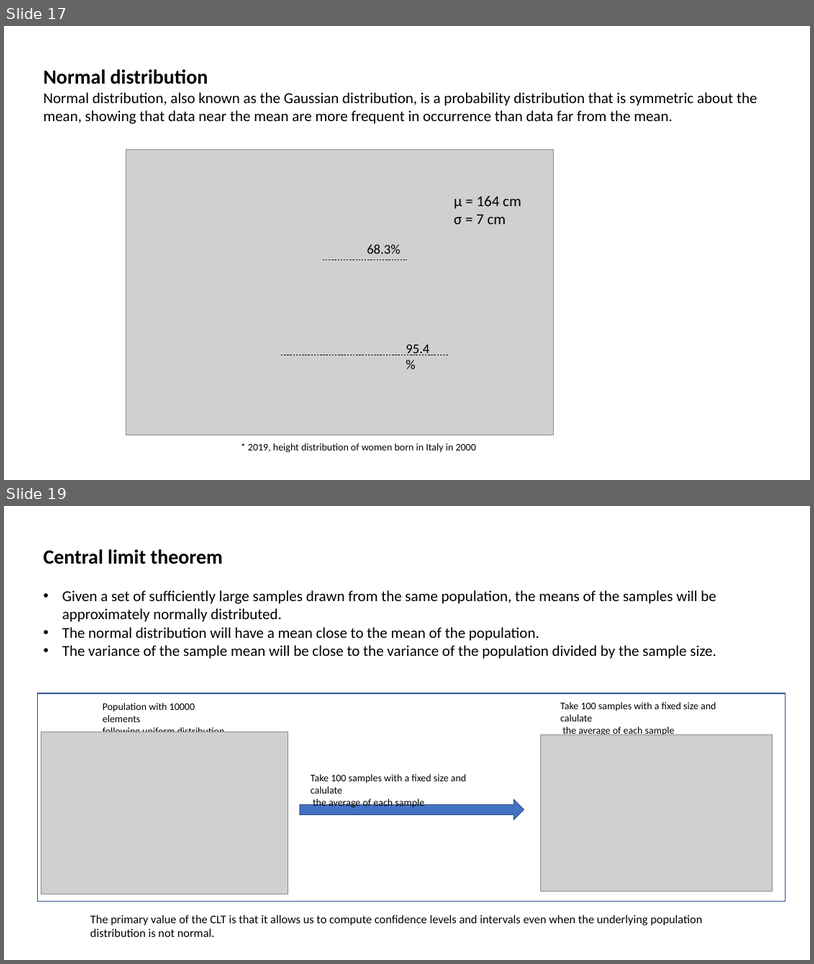
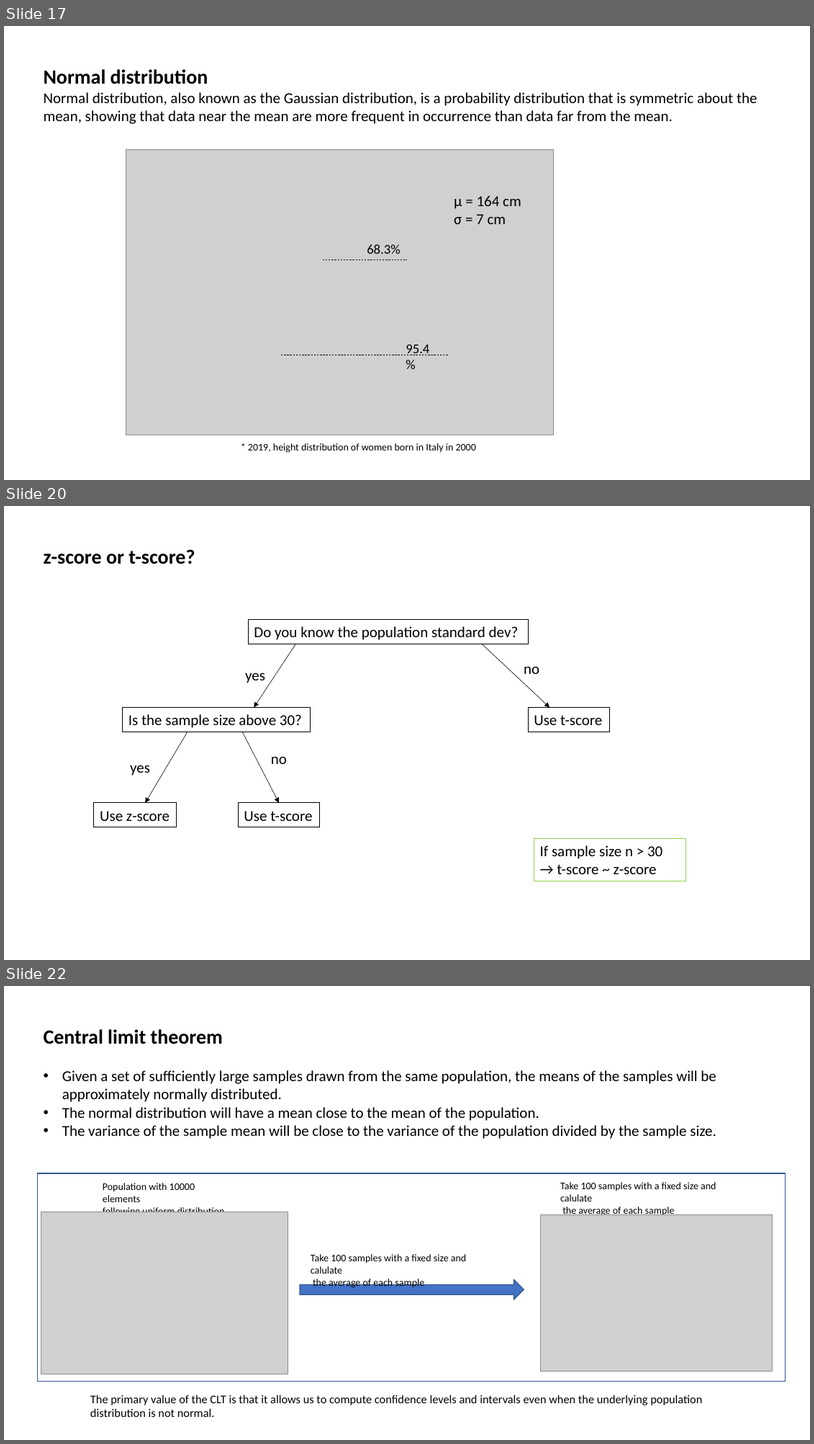
Before and after one commit to MarcoCalbucci/DataAnalytics, a slide deck: Probability_Statistics/Probability_Statistics_intro.pptx. Shown one above the other, each under a label of ours: slides 17 and 19 before the commit, slides 17, 20 and 22 after it; the slides between them are not shown. The pictures are 814x964 and 814x1444 pixels, drawn with LibreOffice and Linux fonts; fonts in the diff are those of the drawing; grey boxes stand for pictures. Boxes give left, top, right and bottom in pixels: in the first picture for what was removed or moved away, otherwise in the second. Text is boxed around its words. In the diff, an @@ line names an element or a change of style, - is before the commit and + after.

```diff
--- a/Probability_Statistics/Probability_Statistics_intro.pptx
+++ b/Probability_Statistics/Probability_Statistics_intro.pptx
@@ slide 20 added at [4, 506, 810, 960], background #FFFFFF @@
@@ text added at [44, 549, 195, 564], 24 pt, text #000000, bold @@
+z-score or t-score?
@@ rectangle added at [248, 620, 528, 644], outline #000000 0.75 pt, 18 pt, text #000000 @@
+Do you know the population standard dev?
@@ arrow added from (296, 644) to (254, 708), #000000 0.5 pt @@
@@ arrow added from (482, 644) to (550, 708), #000000 0.5 pt @@
@@ text added at [245, 673, 265, 683], 18 pt, text #000000 @@
+yes
@@ text added at [524, 666, 540, 674], 18 pt, text #000000 @@
+no
@@ rectangle added at [123, 708, 311, 731], outline #000000 0.75 pt, 18 pt, text #000000 @@
+Is the sample size above 30?
@@ rectangle added at [528, 708, 610, 731], outline #000000 0.75 pt, 18 pt, text #000000 @@
+Use t-score
@@ arrow added from (188, 732) to (146, 803), #000000 0.5 pt @@
@@ arrow added from (243, 732) to (279, 803), #000000 0.5 pt @@
@@ text added at [271, 757, 287, 764], 18 pt, text #000000 @@
+no
@@ text added at [130, 765, 150, 775], 18 pt, text #000000 @@
+yes
@@ rectangle added at [94, 803, 177, 826], outline #000000 0.75 pt, 18 pt, text #000000 @@
+Use z-score
@@ rectangle added at [238, 803, 320, 826], outline #000000 0.75 pt, 18 pt, text #000000 @@
+Use t-score
@@ rectangle added at [535, 838, 687, 881], outline #92D050 0.75 pt, 18 pt, text #000000 @@
+If sample size n > 30 → t-score ~ z-score
@@ what was slide 19 is now slide 22 @@
```
Also in this commit, not shown: 2 slides changed, 2 other slides added, 3 other files.
